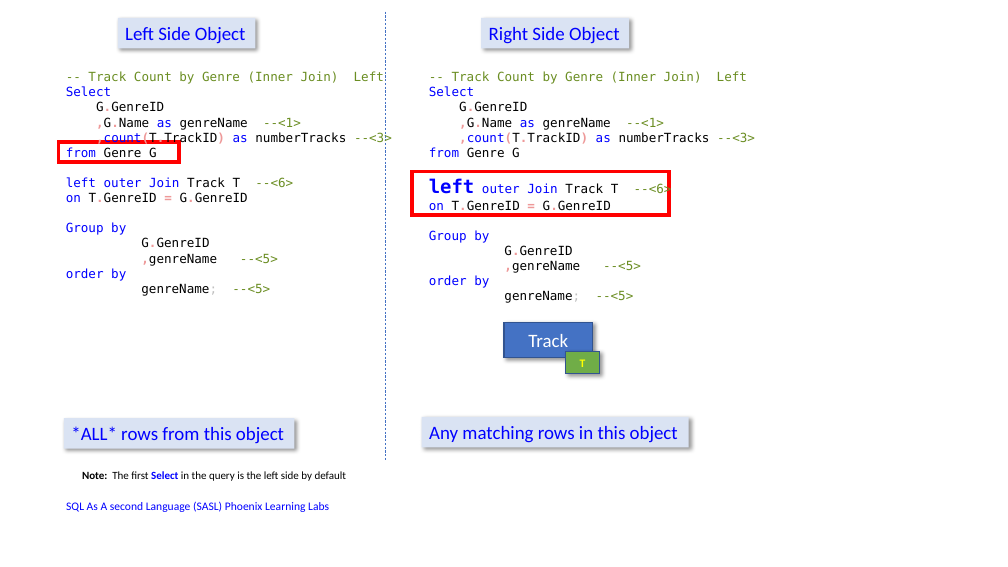
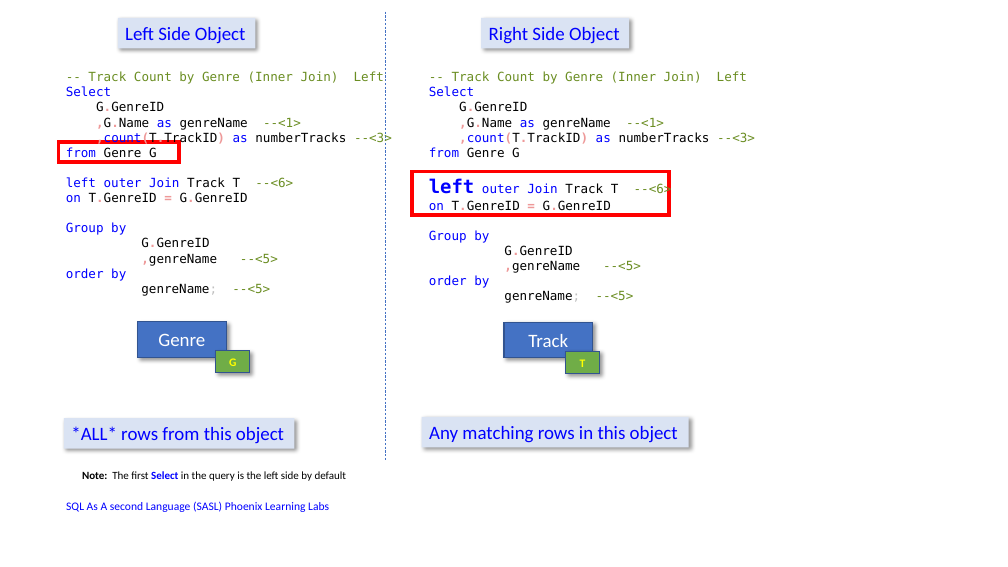
Before and after one commit to GeekMustHave/SQL-as-A-Second-Language, a slide deck: slide 5 of SASL-Graphics.pptx. Drawn at 1008x567 pixels with LibreOffice and Linux fonts; fonts in the diff are those of the drawing. Boxes give left, top, right and bottom in pixels: in the first picture for what was removed or moved away, otherwise in the second. Text is boxed around its words. In the diff, an @@ line names an element or a change of style, - is before the commit and + after.

```diff
--- a/SASL-Graphics.pptx
+++ b/SASL-Graphics.pptx
@@ rectangle added at (138, 321, 226, 357), fill #4472C4, outline #325491 1 pt, 18 pt, text #FFFFFF @@
+Genre
@@ rectangle added at (216, 351, 250, 373), fill #70AD47, outline #325491 1 pt, 11 pt, text #FFFF00, bold @@
+G
```
Also in this commit, not shown: 15 other files.
